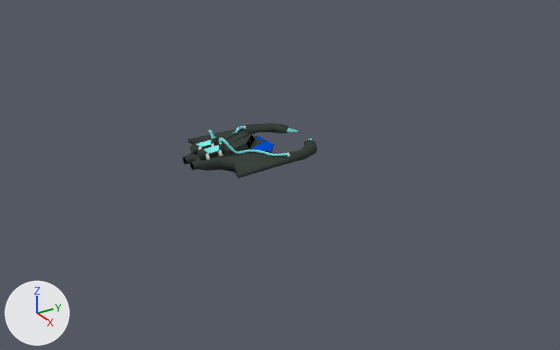
The Blender file Art/models/enemy.blend: old version first, new version second.
Before and after are seen from a 50 mm camera at (21.07, -12.15, 10.42) aimed at (0.63, 0.74, -0.85). Lighting does not change. The marker at lower left points along +X, +Y and +Z.

Names of what the first picture shows: 'EnemyShip'.
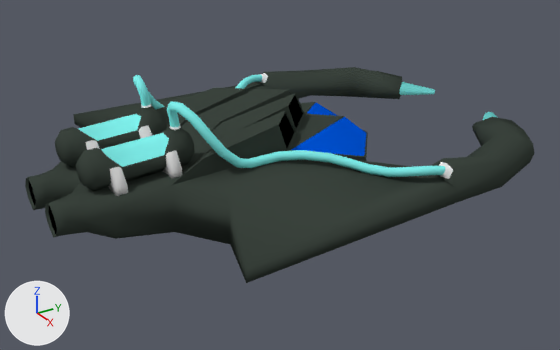
Pixel boxes [x1, y1, x2, y2] of what changed, in the pictures (560 x 350 px; the box of a moved part takes in the faces that stretch with it):
'EnemyShip', reshaped, moved, rescaled (275% wider, 288% taller)
    before: [182, 123, 317, 178]
    after: [25, 67, 534, 283]
part 1 of me_enemyship, moved or reshaped
    before: [209, 126, 288, 156]
    after: [133, 75, 446, 177]
part 2 of me_enemyship, rebuilt
    before: [182, 123, 317, 178]
    after: [25, 67, 534, 283]
part 3 of me_enemyship, added
    after: [55, 104, 195, 196]
part 4 of me_enemyship, deleted
    before: [190, 138, 225, 160]

The edits, one by one:
me_enemyship is used by ob_enemyship; location (0.0, 0.0, 0.0).
me_enemyship had 466 vertices, 512 faces and spanned x 0.0..1.76, y -2.39..2.18, z -0.11..0.9.
me_enemyship now has 466 vertices, 503 faces and spans x 0.0..1.76, y -1.94..2.63, z -0.31..0.7.
me_enemyship part 1: the loose piece of 168 vertices spanning x 0.24..1.49, y -1.39..0.56, z 0.22..0.9 is moved by (0.0, 0.45, -0.19).
me_enemyship part 2: the loose piece of 177 vertices spanning x 0.0..1.76, y -2.39..2.18, z -0.11..0.63 is rebuilt with 179 vertices and now spans x 0.0..1.76, y -1.94..2.63, z -0.31..0.44.
me_enemyship part 3: a new loose piece of 119 vertices spanning x 0.0..0.5, y -1.67..-0.74, z 0.07..0.48.
me_enemyship part 4: the loose piece of 121 vertices spanning x 0.0..0.5, y -2.13..-1.19, z 0.26..0.67 is deleted.
Object 'EnemyShip' (ob_enemyship) moves from (0.0, 0.0, 0.0) to (0.0, 0.0, 0.194).
Object 'EnemyShip' (ob_enemyship) is rescaled from (1.0, 1.0, 1.0) to (3.73, 3.73, 3.73).
